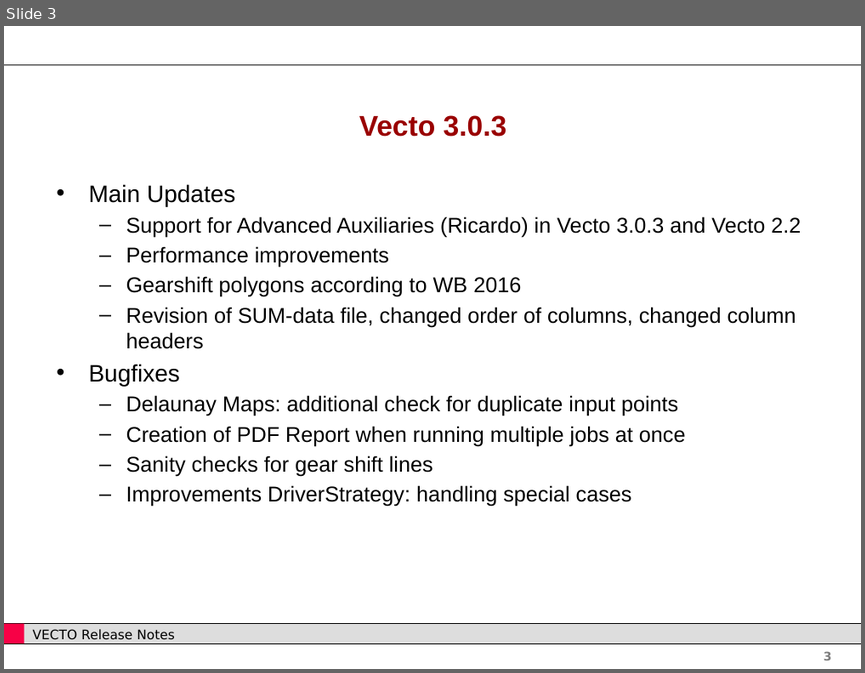
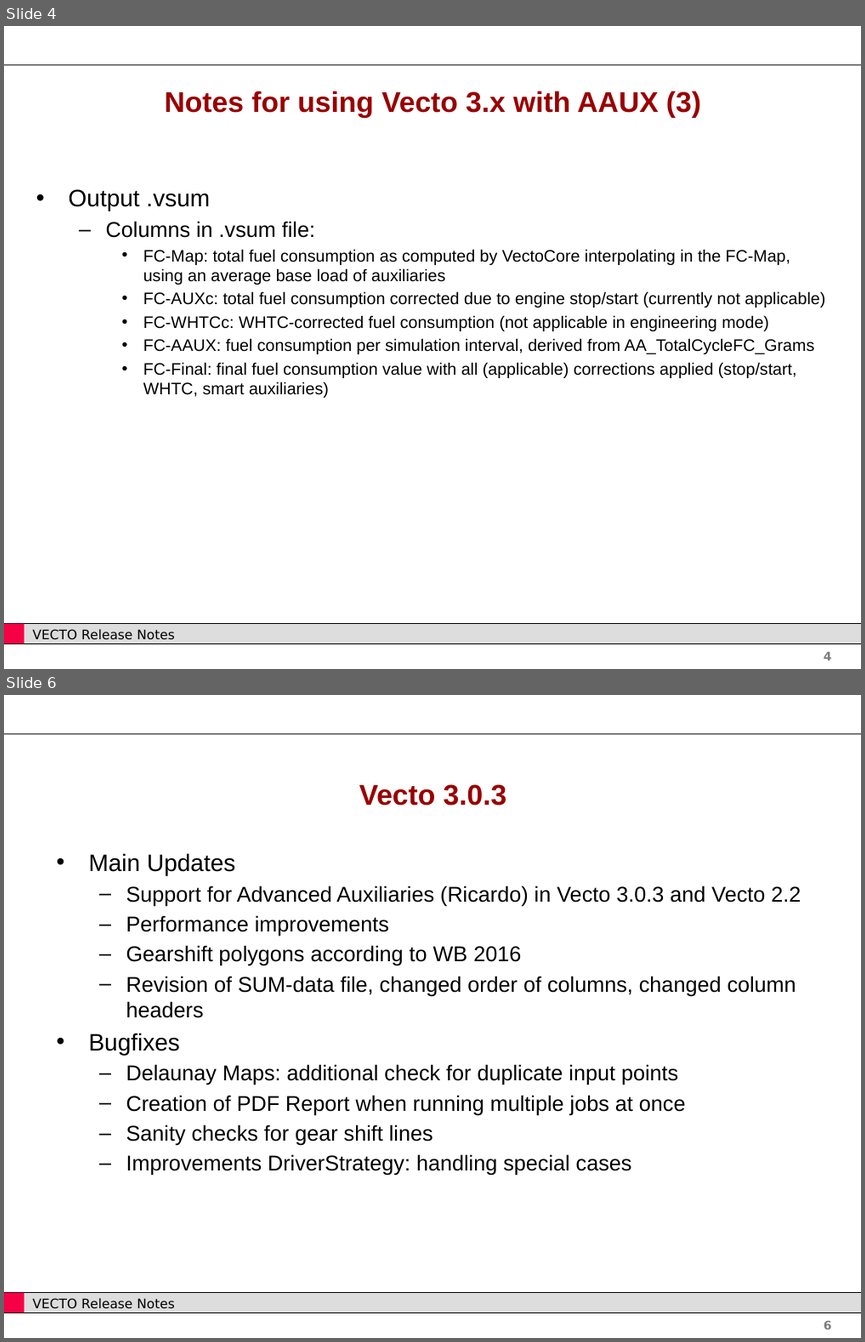
Before and after one commit to tanawadeatharva/BharatVECTO, a slide deck: Documentation/User Manual Source/Release Notes Vecto3.x.pptx. Shown one above the other, each under a label of ours: slide 3 before the commit, slides 4 and 6 after it; the slides between them are not shown. The pictures are 865x673 and 865x1342 pixels, drawn with LibreOffice and Linux fonts; fonts in the diff are those of the drawing; background and template pictures are left out. Boxes give left, top, right and bottom in pixels: in the first picture for what was removed or moved away, otherwise in the second. Text is boxed around its words. In the diff, an @@ line names an element or a change of style, - is before the commit and + after.

```diff
--- a/Documentation/User Manual Source/Release Notes Vecto3.x.pptx
+++ b/Documentation/User Manual Source/Release Notes Vecto3.x.pptx
@@ slide 4 added at (x1=4, y1=26, x2=861, y2=669), background #FFFFFF; not listed: 5 template elements that a slide beside it also shows @@
@@ title added at (x1=165, y1=91, x2=701, y2=118), 24 pt, text #990000, bold @@
+Notes for using Vecto 3.x with AAUX (3)
@@ text added at (x1=69, y1=189, x2=825, y2=397), 14 pt, text #000000 @@
+• Output .vsum
+  – Columns in .vsum file:
+    • FC-Map: total fuel consumption as computed by VectoCore interpolating in the FC-Map, using an average base load of auxiliaries
+    • FC-AUXc: total fuel consumption corrected due to engine stop/start (currently not applicable)
+    • FC-WHTCc: WHTC-corrected fuel consumption (not applicable in engineering mode)
+    • FC-AAUX: fuel consumption per simulation interval, derived from AA_TotalCycleFC_Grams
+    • FC-Final: final fuel consumption value with all (applicable) corrections applied (stop/start, WHTC, smart auxiliaries)
@@ what was slide 3 is now slide 6 @@
@@ page number at (x1=823, y1=1321, x2=832, y2=1329): text changed @@
-3
+6
```
Also in this commit, not shown: 2 slides changed, 2 other slides added, 1 other file.
